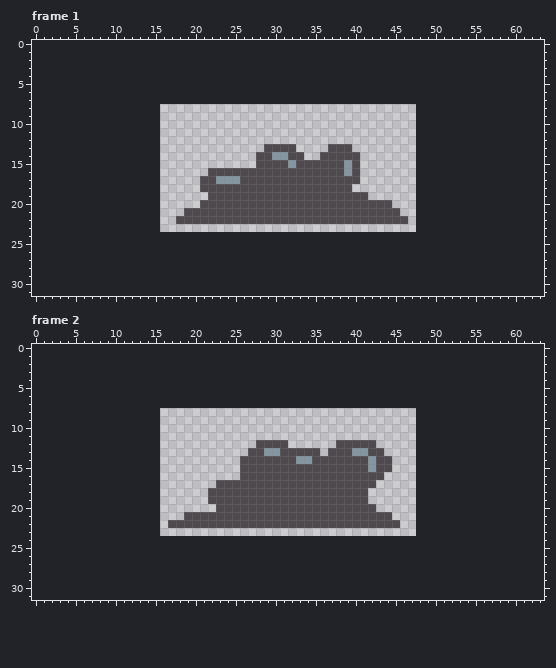
Edited in one commit: pixel-art file (assets/images/spritesheets/small-clouds.aseprite). The picture above was drawn from the file before the commit.
32x16 pixels, 3 frames. Shown: frame 1, frame 2. The old version is drawn lined up with the new one, on the new canvas. The commit also changed other frames, which this record leaves out.
After the commit:
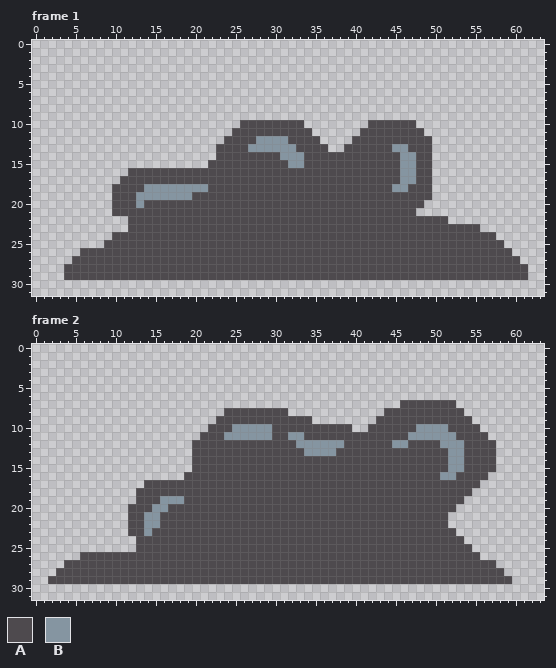
Palette (. is transparent): A #4e4a4e  B #8595a1
The edit:
canvas 32x16 -> 64x32, the old top-left corner now at 16,8
Changed rows in their new state; - is an unchanged pixel.
Frame 1:
first column x 4:
10 ----------------------AAAAAAAA--------AAAAAA--------------
11 ---------------------AAAAAAAAAA------AAAAAAAA-------------
12 --------------------AAAABBBBAAAA----AAAAAAAAAA------------
13 -------------------AAAABBBBBBAAAA..-AAAAABBAAA------------
14 -------------------AAAAA--A-BBAA-----AAAAABBAA------------
15 ------------------AAAAAA-----B-----A-AAAAABBAA------------
16 --------AAAAAAAAAA-----------------A-AAAAABBAA------------
17 -------AAAAAAAAAA--AAA---------------AAAAABBAA------------
18 ------AAAABBBBBBBB------------------AAAAABBAAA------------
19 ------AAABBBBBBBAA--------------------AAAAAAAA------------
20 ------AAABAAAAAAA------------------------AAAA-------------
21 ------AAAAAAAAA---------------------------AA--------------
22 --------AAAAAA-----------------------------AAAAA----------
23 --------AAAAAAAAAAAAAAAAAAAAAAAAAAAAAAAAAAAAAAAAAAAA------
24 ------AAAAAAAAAAAAAAAAAAAAAAAAAAAAAAAAAAAAAAAAAAAAAAAA----
25 -----AAAAAAAAAAAAAAAAAAAAAAAAAAAAAAAAAAAAAAAAAAAAAAAAAA---
26 --AAAAAAAAAAAAAAAAAAAAAAAAAAAAAAAAAAAAAAAAAAAAAAAAAAAAAA--
27 -AAAAAAAAAAAAAAAAAAAAAAAAAAAAAAAAAAAAAAAAAAAAAAAAAAAAAAAA-
28 AAAAAAAAAAAAAAAAAAAAAAAAAAAAAAAAAAAAAAAAAAAAAAAAAAAAAAAAAA
29 AAAAAAAAAAAAAAAAAAAAAAAAAAAAAAAAAAAAAAAAAAAAAAAAAAAAAAAAAA
Frame 2:
first column x 2:
 7 --------------------------------------------AAAAAAA-------
 8 ----------------------AAAAAAAA------------AAAAAAAAAA------
 9 ---------------------AAAAAAAAAAAA--------AAAAAAAAAAAA-----
10 --------------------AAABBBBBAAAAAAAAAA--AAAAAABBBBAAAA----
11 -------------------AAABBBBBBAABBAAAAAAAAAAAAABBBBBBAAAA---
12 ------------------AAAAAAAA----ABBBBBB----AABBAAAABBBAAAA--
13 ------------------AAAAAAA--AA---BBBB--AA--AAAAAAAABBAAAA--
14 ------------------AAAAAA-------AA-------A--AAAAAAABBAAAA--
15 ------------------AAAAAA----------------A--AAAAAAABBAAAA--
16 -----------------AAAAAAA------------------AAAAAAABBAAAA---
17 ------------AAAAAAAAA--------------------AAAAAAAAAAAAA----
18 -----------AAAAAAAAA--------------------AAAAAAAAAAAAA-----
19 -----------AAABBBAAA--------------------AAAAAAAAAAAA------
20 ----------AAABBAAAAAA--------------------AAAAAAAAAA-------
21 ----------AABBAAA--------------------------AAAAAAA--------
22 ----------AABBA-----------------------------AAAAAA--------
23 ----------AABAAAAAAAAAAAAAAAAAAAAAAAAAAAAAAAAAAAAAA-------
24 -----------AAAAAAAAAAAAAAAAAAAAAAAAAAAAAAAAAAAAAAAAA------
25 -----------AAAAAAAAAAAAAAAAAAAAAAAAAAAAAAAAAAAAAAAAAA-----
26 ----AAAAAAAAAAAAAAAAAAAAAAAAAAAAAAAAAAAAAAAAAAAAAAAAAA----
27 --AAAAAAAAAAAAAAAAAAAAAAAAAAAAAAAAAAAAAAAAAAAAAAAAAAAAAA--
28 -AAAAAAAAAAAAAAAAAAAAAAAAAAAAAAAAAAAAAAAAAAAAAAAAAAAAAAAA-
29 AAAAAAAAAAAAAAAAAAAAAAAAAAAAAAAAAAAAAAAAAAAAAAAAAAAAAAAAAA
